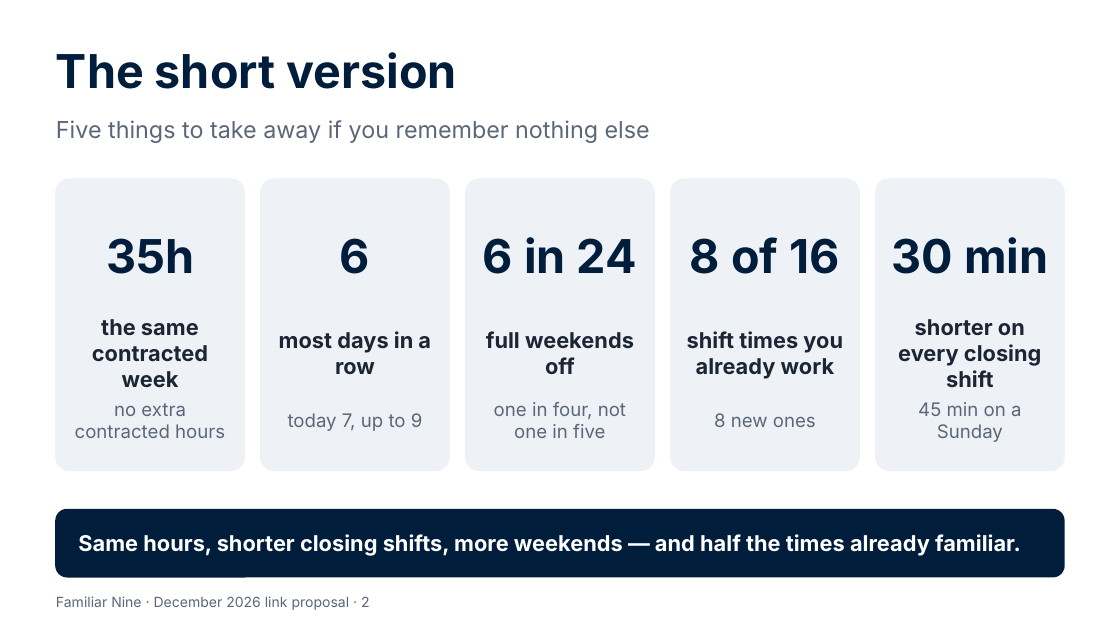
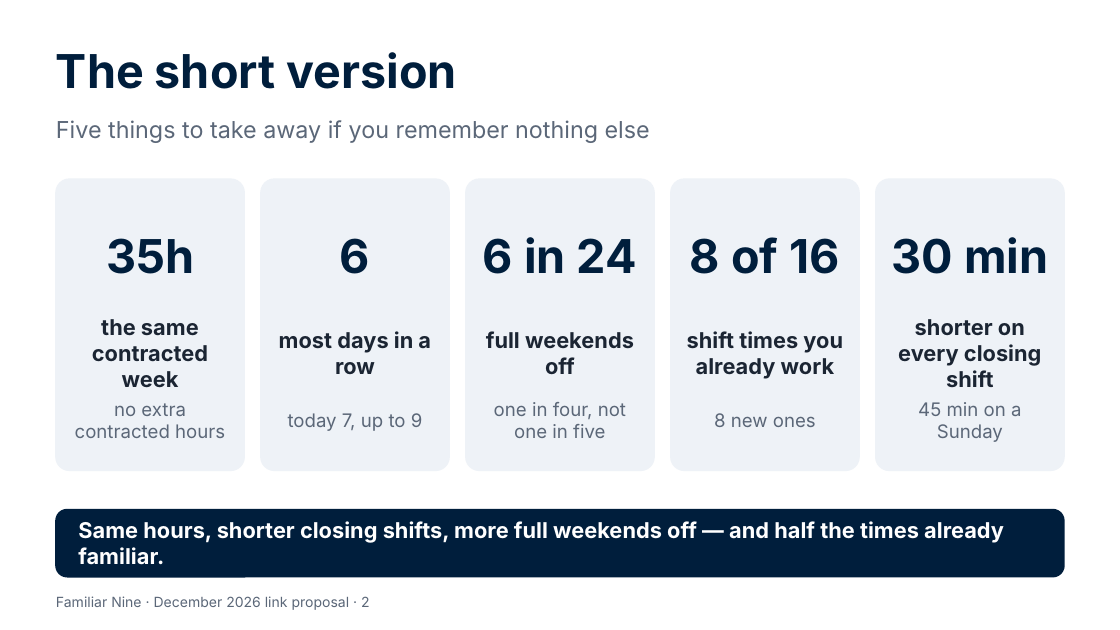
Before and after one commit to Garethdavidmiller/roster-app, a slide deck: slide 2 of docs/proposals/presentations/Familiar-Nine-for-colleagues.pptx. Drawn at 1120x630 pixels with LibreOffice and Linux fonts; fonts in the diff are those of the drawing. Boxes give left, top, right and bottom in pixels: in the first picture for what was removed or moved away, otherwise in the second. Text is boxed around its words. In the diff, an @@ line names an element or a change of style, - is before the commit and + after.

```diff
--- a/docs/proposals/presentations/Familiar-Nine-for-colleagues.pptx
+++ b/docs/proposals/presentations/Familiar-Nine-for-colleagues.pptx
@@ text at <box>78,521,1004,565</box>: text changed @@
-Same hours, shorter closing shifts, more weekends — and half the times already familiar.
+Same hours, shorter closing shifts, more full weekends off — and half the times already familiar.
```
Also in this commit, not shown: 5 other slides changed, 9 other files.
